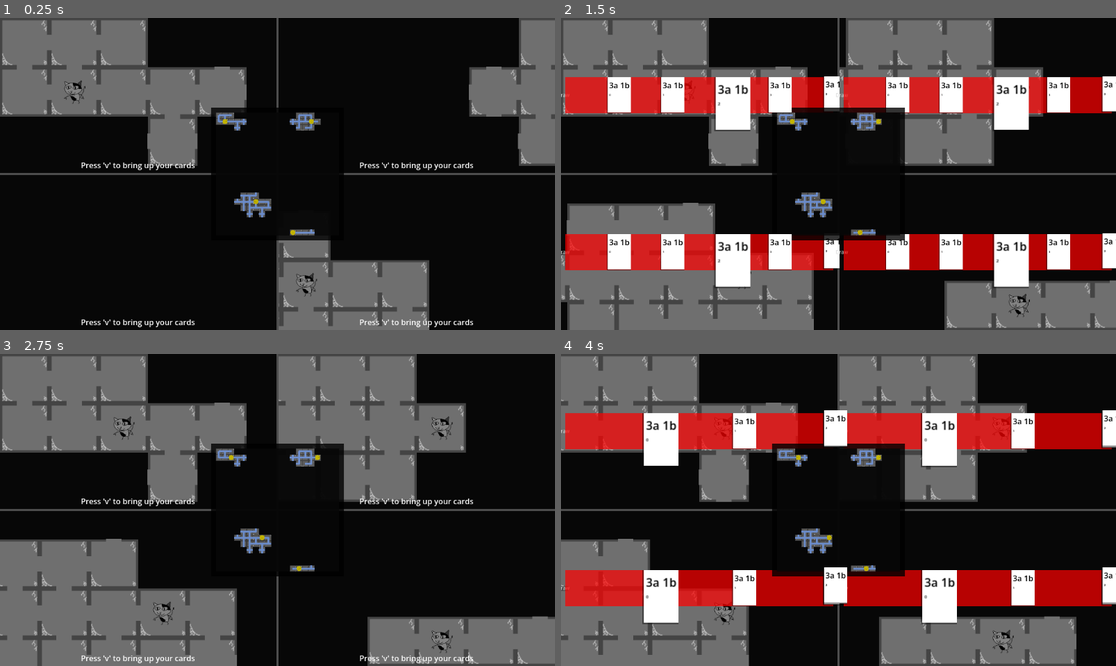
Above: before the commit, frames 1-4 (two rows, left to right).
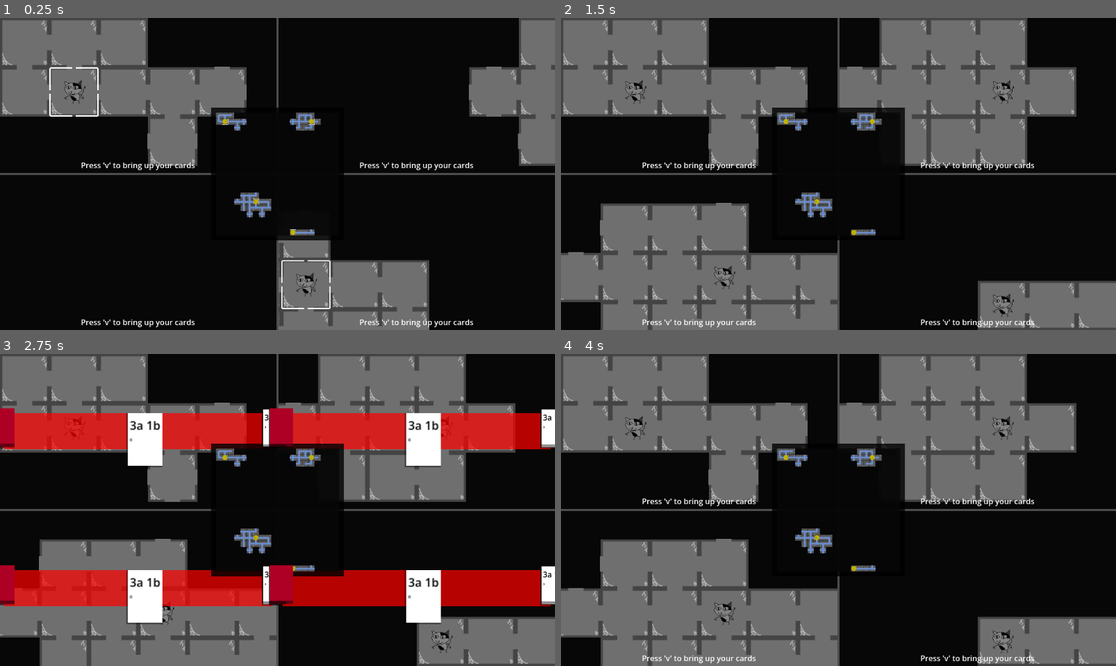
Above: after the commit, the same moments.

Repository: emrysshevek/gameganggame
Game: Godot game, scene res://scenes/GameScene.tscn
The game is run twice, just before and just after one commit, with the same random seed, the same clock (stepped at 60 frames per second) and the same inputs.
Inputs (mouse positions are in pixels of both pictures, inside the frame that each line leads up to):
- Up to frame 1 (0.25 s): no input
- Up to frame 2 (1.5 s): tap V (debug_v) at 0.5, 1.25 s; move the mouse to (960, 158) at 0.52 s; hold D (move_right) 0.53-1.25 s; tap G (discard) at 0.6 s; click (960, 158) at 0.67 s; drag from (727, 189) to (810, 236) at 1.27 s
- Up to frame 3 (2.75 s): tap V (debug_v) at 2 s; move the mouse to (333, 441) at 2.02 s; hold D (move_right) from 2.03 s (still down); click (333, 441) at 2.1 s; tap G (discard) at 2.3 s
- Up to frame 4 (4 s): release D (move_right) at 2.75 s; click (561, 432) at 2.75 s, where only the run after the commit has a clickable "Draw"; tap V (debug_v) at 3.5 s; drag from (810, 572) to (672, 463) at 3.52 s

The runs differ from the first frame. In frame 1, 0.3% of the frame differs, in the area x 8-60%, y 15-94%; in frame 2, 35%; in frame 3, 35%; in frame 4, 41%, in the area x 0-100%, y 0-100%.
Error after the commit: Invalid access to property or key 'movement' on a base object of type 'Nil'. (res://cards/card.gd:89)

Commit message:
basic game loop

Diff:
--- a/cards/Deck.tscn
+++ b/cards/Deck.tscn
@@ -1,15 +1,27 @@
 [gd_scene format=3 uid="uid://c5egmq5hekfcm"]
 
 [ext_resource type="Script" uid="uid://ch1dspc8o4jm5" path="res://cards/deck.gd" id="1_tsdm7"]
+[ext_resource type="PackedScene" uid="uid://bnv5dqpc4y8xb" path="res://cards/card.tscn" id="2_5u6tc"]
 
-[node name="Deck" type="Node2D" unique_id=1175242253 node_paths=PackedStringArray("cards_node", "deck_view", "vbox")]
+[node name="Deck" type="Node2D" unique_id=1175242253 node_paths=PackedStringArray("cards", "cards_node", "deck_view", "vbox")]
 script = ExtResource("1_tsdm7")
+cards = [NodePath("Cards/Card"), NodePath("Cards/Card2"), NodePath("Cards/Card3"), NodePath("Cards/Card4"), NodePath("Cards/Card5")]
 cards_node = NodePath("Cards")
 deck_view = NodePath("DeckView")
 vbox = NodePath("DeckView/Control/MarginContainer/ScrollContainer/VBoxContainer")
 
 [node name="Cards" type="Node2D" parent="." unique_id=902692365]
 visible = false
+
+[node name="Card" parent="Cards" unique_id=693299294 instance=ExtResource("2_5u6tc")]
+
+[node name="Card2" parent="Cards" unique_id=1649627878 instance=ExtResource("2_5u6tc")]
+
+[node name="Card3" parent="Cards" unique_id=805553038 instance=ExtResource("2_5u6tc")]
+
+[node name="Card4" parent="Cards" unique_id=1810396815 instance=ExtResource("2_5u6tc")]
+
+[node name="Card5" parent="Cards" unique_id=43531686 instance=ExtResource("2_5u6tc")]
 
 [node name="DeckView" type="CanvasLayer" parent="." unique_id=51572081]
 visible = false
--- a/cards/card_manager.gd
+++ b/cards/card_manager.gd
@@ -34,7 +34,6 @@
 func _ready() -> void:
 	if deck != null:
 		set_deck(deck)
-		turn_start_draw()
 	input_state_machine.state_switched.connect(_on_state_machine_switched)
 
 
--- a/scenes/game_scene.gd
+++ b/scenes/game_scene.gd
@@ -17,6 +17,7 @@
 @onready var _minimap_size:Vector2 = Vector2(200,200)
 @onready var grid_man:GridManager = $OriginViewportController/OriginViewportContainer/OriginViewport/GridManager
 
+var player_screens: Array[PlayerScreen]
 var _player_sub_viewports:Dictionary[viewport_names, PlayerSubViewport]
 var _tile_size:Vector2
 var number_of_players:int
@@ -40,17 +41,20 @@
 	setup_players()
 	setup_minimap().reparent($PlayerAreas/Control)
 	Events.game_started.emit()
+	start_round()
 
 
 func start_round() -> void:
-	# TODO: cards and draw 5 (shuffle discard if needed)
-	for i in _player_turn_end.size():
+	for i in player_screens.size():
+		player_screens[i].start_turn()
 		_player_turn_end[i] = false
 	Events.round_started.emit()
 
 
 func end_round() -> void:
-	# put unused cards into discard
+	for player in player_screens:
+		player.end_turn()
+
 	Events.round_ended.emit()
 	start_round()
 #endregion
@@ -68,10 +72,7 @@
 		##deck setup
 		var new_deck = deck_scene.instantiate()
 		new_character.bind_deck(new_deck)
-		for card_num in 5:
-			var new_card = card_scene.instantiate()
-			new_card.owning_character = new_character
-			new_deck.add_card(new_card)
+
 		##
 		new_character.bind_pis_machine(pis_machine)
 		origin_viewport.add_character(new_character) #i should be character id in this case
@@ -89,6 +90,7 @@
 		player_screen.origin_viewport = origin_viewport
 		player_screen.player_id = i
 		player_areas[i].add_child(player_screen)
+		player_screens.append(player_screen)
 
 		# character setup
 		new_character.bind_screen(player_screen)
--- a/scenes/player_screen.gd
+++ b/scenes/player_screen.gd
@@ -25,6 +25,15 @@
 
 	Events.round_started.connect(_on_round_started)
 	Events.player_turn_ended.connect(_on_player_turn_ended)
+
+
+func start_turn() -> void:
+	card_manager.turn_start_draw()
+
+
+func end_turn() -> void:
+	for card in card_manager.hand_pile.cards:
+		card_manager.discard(card)
 
 
 func toggle_turn_ended() -> void:
